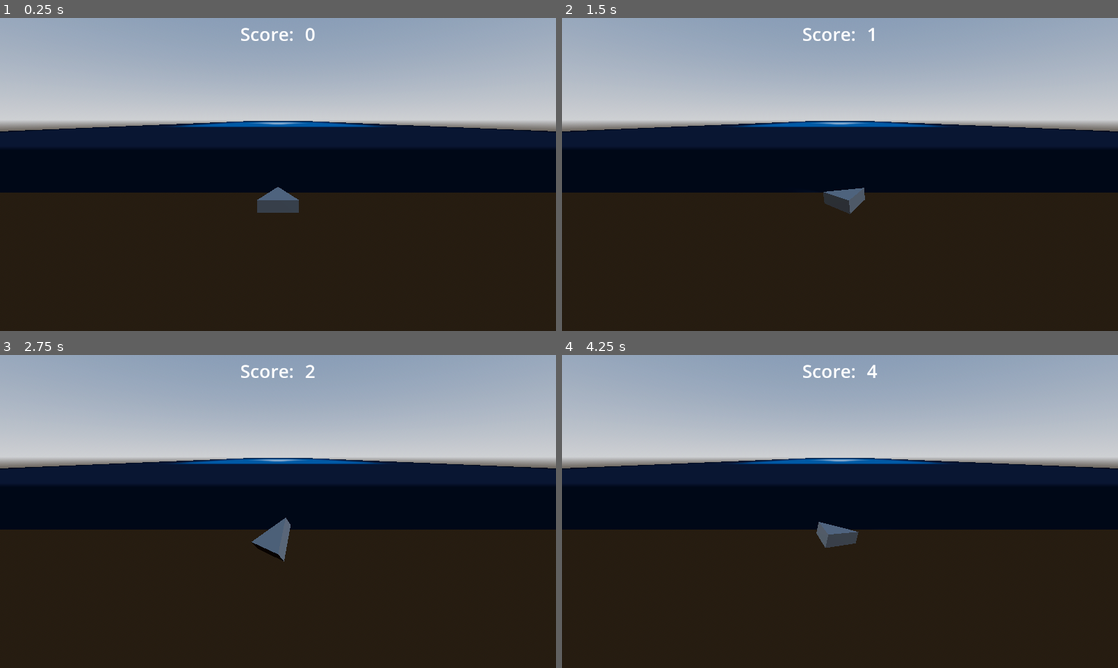
Above: before the commit, frames 1-4 (two rows, left to right).
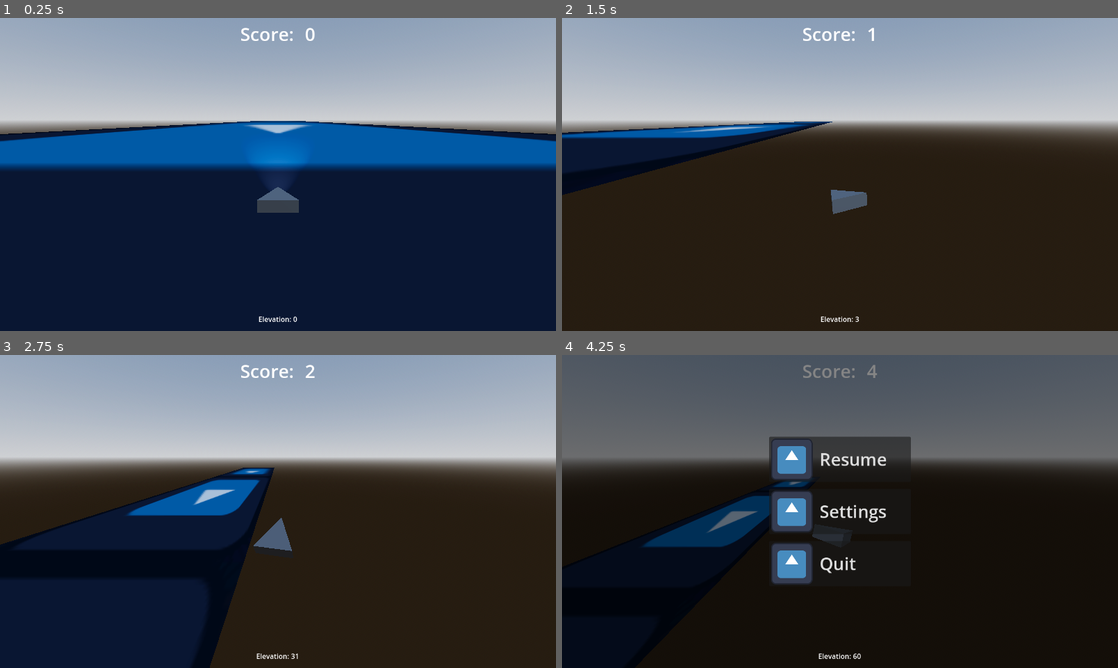
Above: after the commit, the same moments.

Repository: colinabarry/GoFast
Game: Godot game, scene res://scenes/levels/world.tscn
Two runs of this game, one before a commit and one after it. Both use one fixed random seed, a clock stepped at 60 frames per second and the inputs below. The engine's default icon, where the game draws it, is replaced by a stand-in: a white triangle on a blue panel in a dark square.
Inputs (mouse positions are in pixels of both pictures, inside the frame that each line leads up to):
- Up to frame 1 (0.25 s): no input
- Up to frame 2 (1.5 s): move the mouse to (962, 158) at 0.52 s; move the mouse to (728, 190) at 1.27 s
- Up to frame 3 (2.75 s): move the mouse to (333, 442) at 2.02 s
- Up to frame 4 (4.25 s): move the mouse to (812, 574) at 2.77 s; move the mouse to (1006, 558) at 3.52 s; tap Escape (ui_cancel) at 4.15 s

The runs differ from the first frame. In frame 1, 64% of the frame differs, in the area x 0-100%, y 32-100%; in frame 2, 19%; in frame 3, 39%; in frame 4, 55%.

Commit message:
movement is somewhat okay now

Diff:
--- a/project.godot
+++ b/project.godot
@@ -38,3 +38,11 @@
 [editor_plugins]
 
 enabled=PackedStringArray("res://addons/AsepriteWizard/plugin.cfg")
+
+[input]
+
+ui_pause={
+"deadzone": 0.5,
+"events": [Object(InputEventKey,"resource_local_to_scene":false,"resource_name":"","device":-1,"window_id":0,"alt_pressed":false,"shift_pressed":false,"ctrl_pressed":false,"meta_pressed":false,"pressed":false,"keycode":0,"physical_keycode":4194305,"key_label":0,"unicode":0,"echo":false,"script":null)
+]
+}
--- /dev/null
+++ b/scenes/levels/world.gd
@@ -0,0 +1,14 @@
+extends Node3D
+
+
+func _ready():
+	SignalBus.game_paused.connect(_pause_game)
+	SignalBus.game_resumed.connect(_resume_game)
+
+
+func _pause_game():
+	get_tree().paused = true
+
+
+func _resume_game():
+	get_tree().paused = false
--- a/scenes/levels/world.tscn
+++ b/scenes/levels/world.tscn
@@ -1,10 +1,15 @@
-[gd_scene load_steps=12 format=3 uid="uid://cdu7vuimuhxai"]
+[gd_scene load_steps=17 format=3 uid="uid://cdu7vuimuhxai"]
 
+[ext_resource type="Script" path="res://scenes/levels/world.gd" id="1_atvvt"]
 [ext_resource type="PackedScene" uid="uid://crjrpemp8m0n1" path="res://scenes/prefabs/player.tscn" id="1_l3a72"]
 [ext_resource type="Texture2D" uid="uid://cfp0qtug1lkbr" path="res://icon.svg" id="2_gnhqy"]
 [ext_resource type="Script" path="res://scenes/levels/boundary.gd" id="2_md4pl"]
 [ext_resource type="Script" path="res://scenes/levels/world_tile.gd" id="3_s1h4d"]
+[ext_resource type="Script" path="res://scenes/ui/ui_wrangler.gd" id="5_jime8"]
 [ext_resource type="PackedScene" uid="uid://deapt4wltrt7m" path="res://scenes/ui/score_counter.tscn" id="5_jrdra"]
+[ext_resource type="PackedScene" uid="uid://dwa40tlr48lqh" path="res://scenes/ui/components/menu_button.tscn" id="6_qnpta"]
+[ext_resource type="Script" path="res://scenes/ui/pause_menu.gd" id="8_sjnd6"]
+[ext_resource type="Script" path="res://scenes/ui/elevation_label.gd" id="10_d813h"]
 
 [sub_resource type="ProceduralSkyMaterial" id="ProceduralSkyMaterial_7vhnt"]
 sky_horizon_color = Color(0.64625, 0.65575, 0.67075, 1)
@@ -21,6 +26,9 @@
 glow_normalized = true
 volumetric_fog_density = 0.0
 
+[sub_resource type="BoxShape3D" id="BoxShape3D_nv5ka"]
+size = Vector3(100, 1, 300)
+
 [sub_resource type="StandardMaterial3D" id="StandardMaterial3D_5brm3"]
 albedo_texture = ExtResource("2_gnhqy")
 
@@ -29,10 +37,8 @@
 size = Vector2(100, 300)
 center_offset = Vector3(0, 0, 150)
 
-[sub_resource type="BoxShape3D" id="BoxShape3D_nv5ka"]
-size = Vector3(100, 1, 300)
-
 [node name="World" type="Node3D"]
+script = ExtResource("1_atvvt")
 
 [node name="WorldEnvironment" type="WorldEnvironment" parent="."]
 environment = SubResource("Environment_cb7j1")
@@ -43,13 +49,96 @@
 freeze = true
 script = ExtResource("2_md4pl")
 
-[node name="MeshInstance3D" type="MeshInstance3D" parent="Boundary"]
-mesh = SubResource("PlaneMesh_v2j6i")
-skeleton = NodePath("../..")
-script = ExtResource("3_s1h4d")
-
 [node name="Collision" type="CollisionShape3D" parent="Boundary"]
 transform = Transform3D(1, 0, 0, 0, 1, 0, 0, 0, 1, 0, -0.5, 150)
 shape = SubResource("BoxShape3D_nv5ka")
 
-[node name="ScoreCounter" parent="." instance=ExtResource("5_jrdra")]
+[node name="MeshInstance3D" type="MeshInstance3D" parent="Boundary/Collision"]
+transform = Transform3D(1, 0, 0, 0, 1, 0, 0, 0, 1, 0, 0.5, -150)
+mesh = SubResource("PlaneMesh_v2j6i")
+skeleton = NodePath("../../..")
+script = ExtResource("3_s1h4d")
+
+[node name="Collision2" type="CollisionShape3D" parent="Boundary"]
+transform = Transform3D(1, 0, 0, 0, 1, 0, 0, 0, 1, 0, -0.5, 450)
+shape = SubResource("BoxShape3D_nv5ka")
+
+[node name="MeshInstance3D" type="MeshInstance3D" parent="Boundary/Collision2"]
+transform = Transform3D(1, 0, 0, 0, 1, 0, 0, 0, 1, 0, 0.5, -150)
+mesh = SubResource("PlaneMesh_v2j6i")
+skeleton = NodePath("../../..")
+script = ExtResource("3_s1h4d")
+
+[node name="Collision3" type="CollisionShape3D" parent="Boundary"]
+transform = Transform3D(1, 0, 0, 0, 1, 0, 0, 0, 1, 0, -0.5, -150)
+shape = SubResource("BoxShape3D_nv5ka")
+
+[node name="MeshInstance3D" type="MeshInstance3D" parent="Boundary/Collision3"]
+transform = Transform3D(1, 0, 0, 0, 1, 0, 0, 0, 1, 0, 0.5, -150)
+mesh = SubResource("PlaneMesh_v2j6i")
+skeleton = NodePath("../../..")
+script = ExtResource("3_s1h4d")
+
+[node name="UIWrangler" type="CanvasLayer" parent="."]
+process_mode = 3
+script = ExtResource("5_jime8")
+
+[node name="ScoreCounter" parent="UIWrangler" instance=ExtResource("5_jrdra")]
+
+[node name="PauseMenu" type="ColorRect" parent="UIWrangler"]
+visible = false
+anchors_preset = 15
+anchor_right = 1.0
+anchor_bottom = 1.0
+grow_horizontal = 2
+grow_vertical = 2
+color = Color(0, 0, 0, 0.478431)
+script = ExtResource("8_sjnd6")
+
+[node name="CenterContainer" type="CenterContainer" parent="UIWrangler/PauseMenu"]
+layout_mode = 1
+anchors_preset = 15
+anchor_right = 1.0
+anchor_bottom = 1.0
+grow_horizontal = 2
+grow_vertical = 2
+
+[node name="VBoxContainer" type="VBoxContainer" parent="UIWrangler/PauseMenu/CenterContainer"]
+custom_minimum_size = Vector2(326, 0)
+layout_mode = 2
+theme_override_constants/separation = 16
+
+[node name="Resume" parent="UIWrangler/PauseMenu/CenterContainer/VBoxContainer" instance=ExtResource("6_qnpta")]
+layout_mode = 2
+text = "Resume"
+
+[node name="Settings" parent="UIWrangler/PauseMenu/CenterContainer/VBoxContainer" instance=ExtResource("6_qnpta")]
+layout_mode = 2
+text = "Settings"
+
+[node name="Quit" parent="UIWrangler/PauseMenu/CenterContainer/VBoxContainer" instance=ExtResource("6_qnpta")]
+layout_mode = 2
+text = "Quit"
+
+[node name="MarginContainer" type="MarginContainer" parent="UIWrangler"]
+anchors_preset = 12
+anchor_top = 1.0
+anchor_right = 1.0
+anchor_bottom = 1.0
+grow_horizontal = 2
+grow_vertical = 0
+theme_override_constants/margin_top = 16
+theme_override_constants/margin_bottom = 16
+
+[node name="BoxContainer" type="HBoxContainer" parent="UIWrangler/MarginContainer"]
+layout_mode = 2
+alignment = 1
+
+[node name="Label" type="Label" parent="UIWrangler/MarginContainer/BoxContainer"]
+layout_mode = 2
+text = "Elevation:"
+
+[node name="Label2" type="Label" parent="UIWrangler/MarginContainer/BoxContainer"]
+layout_mode = 2
+text = "0"
+script = ExtResource("10_d813h")
--- a/scenes/levels/world_tile.gd
+++ b/scenes/levels/world_tile.gd
@@ -2,16 +2,14 @@
 
 var move_speed := 0.0
 
-
-func _ready():
-	SignalBus.player_velocity_changed.connect(on_player_velocity_changed)
+# func _ready():
+# 	SignalBus.player_velocity_changed.connect(on_player_velocity_changed)
 
 
 func _process(delta):
-	position.z = position.z - move_speed * delta
+	position.z = position.z - Player.world_speed * delta
 	if position.z < -mesh.size.y:
 		position.z = 0
 
-
-func on_player_velocity_changed(new_velocity: Vector3) -> void:
-	move_speed = new_velocity.z
+# func on_player_velocity_changed(new_velocity: Vector3) -> void:
+# 	move_speed = new_velocity.z
--- a/scenes/prefabs/player_movement.gd
+++ b/scenes/prefabs/player_movement.gd
@@ -1,51 +1,50 @@
 class_name Player extends CharacterBody3D
 
-const mouse_look_factor = 5
-const mouse_move_factor := 100
+const mouse_look_factor = 15
+const mouse_move_factor := 250
 
 @onready var viewport: Viewport = get_viewport()
 @onready var viewport_size: Vector2 = viewport.get_visible_rect().size
 @onready var mesh_container: Node3D = %MeshContainer
 
-var max_speed := 10.0
-var world_speed := 0.0
+# change world speed based on angle - low for steep, high for down-ish, low-ish for up-ish
+static var world_speed := 200.0
+
+var max_speed := 100.0
+var last_elevation := 0.0
 
 
 func _process(delta):
 	var mouse_position := viewport.get_mouse_position()
 	var mouse_viewport_position := Vector3(
-		remap(mouse_position.x, 0, viewport_size.x, 2, -2),
+		remap(mouse_position.x, 0, viewport_size.x, 1, -1),
 		remap(mouse_position.y, 0, viewport_size.y, 1, -1),
 		0
-	)
+	).clamp(-Vector3.ONE, Vector3.ONE)
+
 	var look_at_vector := Vector3(
 		position.x + mouse_viewport_position.x * mouse_look_factor,
 		position.y + mouse_viewport_position.y * mouse_look_factor,
-		position.z + 2
+		position.z + 10
 	)
-
 	mesh_container.look_at(look_at_vector)
 
-	# velocity.z = world_speed
-	print(world_speed)
 
-	# velocity += mesh_container.rotation * delta  # * mouse_move_factor * mouse_viewport_position
+	velocity.x += mouse_viewport_position.x * mouse_move_factor * 2 * delta
 
-	# velocity.x = lerp(
-	# 	velocity.x, velocity.x + 1 * mouse_move_factor * delta, mouse_viewport_position.x
-	# )
-	# velocity.y = (lerp(
-	# 	velocity.y, velocity.y + 1 * mouse_move_factor * delta, mouse_viewport_position.y
-	# ))
+	var eased_mouse_viewport_y := Utility.cubic_ease_in_out(abs(mouse_viewport_position.y)) * sign(mouse_viewport_position.y) as float
+	print("normal: ", mouse_viewport_position.y, "\teased: ", eased_mouse_viewport_y)
+	velocity.y += eased_mouse_viewport_y * mouse_move_factor * delta
+	velocity.y += 0 * delta
 
-	print("before", velocity)
+	velocity = velocity.clamp(-Vector3.ONE * max_speed, Vector3.ONE * max_speed)
+	move_and_slide()
+	print(velocity)
 
-	# ??
+	if position.y as int != last_elevation as int:
+		last_elevation = position.y
+		SignalBus.player_elevation_changed.emit(position.y)
 
-	move_and_slide()
-	print("after", velocity)
-
-	velocity.z = 0
 
 
 func _on_world_speed_changed(new_speed: float) -> void:
--- /dev/null
+++ b/scenes/ui/components/menu_button.tscn
@@ -0,0 +1,11 @@
+[gd_scene load_steps=2 format=3 uid="uid://dwa40tlr48lqh"]
+
+[ext_resource type="Texture2D" uid="uid://cfp0qtug1lkbr" path="res://icon.svg" id="1_3wbmc"]
+
+[node name="MenuButton" type="Button"]
+theme_override_constants/h_separation = 16
+theme_override_constants/icon_max_width = 96
+theme_override_font_sizes/font_size = 40
+text = "Button Text"
+icon = ExtResource("1_3wbmc")
+alignment = 0
--- /dev/null
+++ b/scenes/ui/elevation_label.gd
@@ -0,0 +1,8 @@
+extends Label
+
+func _ready():
+	SignalBus.player_elevation_changed.connect(_on_player_elevation_changed)
+
+
+func _on_player_elevation_changed(new_elevation: float):
+	text = str(new_elevation as int)
--- /dev/null
+++ b/scenes/ui/pause_menu.gd
@@ -0,0 +1,23 @@
+extends ColorRect
+
+@onready var resume_button := $CenterContainer/VBoxContainer/Resume
+@onready var settings_button := $CenterContainer/VBoxContainer/Settings
+@onready var quit_button := $CenterContainer/VBoxContainer/Quit
+
+
+func _ready():
+	resume_button.pressed.connect(_on_resume_pressed)
+	settings_button.pressed.connect(_on_settings_pressed)
+	quit_button.pressed.connect(_on_quit_pressed)
+
+
+func _on_resume_pressed():
+	SignalBus.game_resumed.emit()
+
+
+func _on_settings_pressed():
+	pass
+
+
+func _on_quit_pressed():
+	get_tree().quit()
--- a/scenes/ui/score_counter.tscn
+++ b/scenes/ui/score_counter.tscn
@@ -2,16 +2,7 @@
 
 [ext_resource type="Script" path="res://scenes/ui/score_label.gd" id="1_2qbar"]
 
-[node name="ScoreCounter" type="Control"]
-layout_mode = 3
-anchors_preset = 15
-anchor_right = 1.0
-anchor_bottom = 1.0
-grow_horizontal = 2
-grow_vertical = 2
-
-[node name="MarginContainer" type="MarginContainer" parent="."]
-layout_mode = 1
+[node name="ScoreCounter" type="MarginContainer"]
 anchors_preset = 10
 anchor_right = 1.0
 offset_bottom = 74.0
@@ -21,16 +12,16 @@
 theme_override_constants/margin_right = 8
 theme_override_constants/margin_bottom = 8
 
-[node name="HBoxContainer" type="HBoxContainer" parent="MarginContainer"]
+[node name="HBoxContainer" type="HBoxContainer" parent="."]
 layout_mode = 2
 alignment = 1
 
-[node name="Label" type="Label" parent="MarginContainer/HBoxContainer"]
+[node name="Label" type="Label" parent="HBoxContainer"]
 layout_mode = 2
 theme_override_font_sizes/font_size = 42
 text = "Score:  "
 
-[node name="Label2" type="Label" parent="MarginContainer/HBoxContainer"]
+[node name="Label2" type="Label" parent="HBoxContainer"]
 layout_mode = 2
 theme_override_font_sizes/font_size = 42
 text = "0"
--- /dev/null
+++ b/scenes/ui/ui_wrangler.gd
@@ -0,0 +1,29 @@
+extends CanvasLayer
+
+@onready var pause_menu := $PauseMenu as ColorRect
+
+var game_paused := false
+
+
+func _ready():
+	SignalBus.game_paused.connect(_on_game_paused)
+	SignalBus.game_resumed.connect(_on_game_resumed)
+
+
+func _process(_delta):
+	if game_paused:
+		if Input.is_action_just_pressed("ui_cancel"):
+			SignalBus.game_resumed.emit()
+	else:
+		if Input.is_action_just_pressed("ui_pause"):
+			SignalBus.game_paused.emit()
+
+
+func _on_game_paused():
+	pause_menu.visible = true
+	game_paused = true
+
+
+func _on_game_resumed():
+	pause_menu.visible = false
+	game_paused = false
--- a/scripts/autoloads/signal_bus.gd
+++ b/scripts/autoloads/signal_bus.gd
@@ -1,11 +1,18 @@
 extends Node
 
+# Player signals
 signal player_collided
 signal player_died
 signal player_velocity_changed(new_velocity: Vector3)
+signal player_elevation_changed(new_elevation: float)
 
+# Global signals
 signal score_changed(new_score: float)
+signal item_collected
+signal game_paused
+signal game_resumed
 
-signal item_collected
-
-signal world_speed_changed(new_speed: float)
+# UI signals
+signal ui_play_pressed
+signal ui_settings_pressed
+signal ui_quit_pressed
--- a/scripts/autoloads/utility.gd
+++ b/scripts/autoloads/utility.gd
@@ -11,3 +11,18 @@
 	var array = [vec2.x, vec2.y]
 	array.insert(axis, value)
 	return Vector3(array[0], array[1], array[2])
+
+func cubic_ease_in_out(x: float) -> float:
+	return x * x * (3 - 2 * x)
+
+func ease_quart(value: float) -> float:
+	var result := 0.0
+	if value <= 0.0:
+		return 0.0
+
+	if value < 0.5:
+		result = 8 * value * value * value * value
+	else:
+		result = 1 - pow(-2 * value + 2, 4) / 2
+
+	return result
